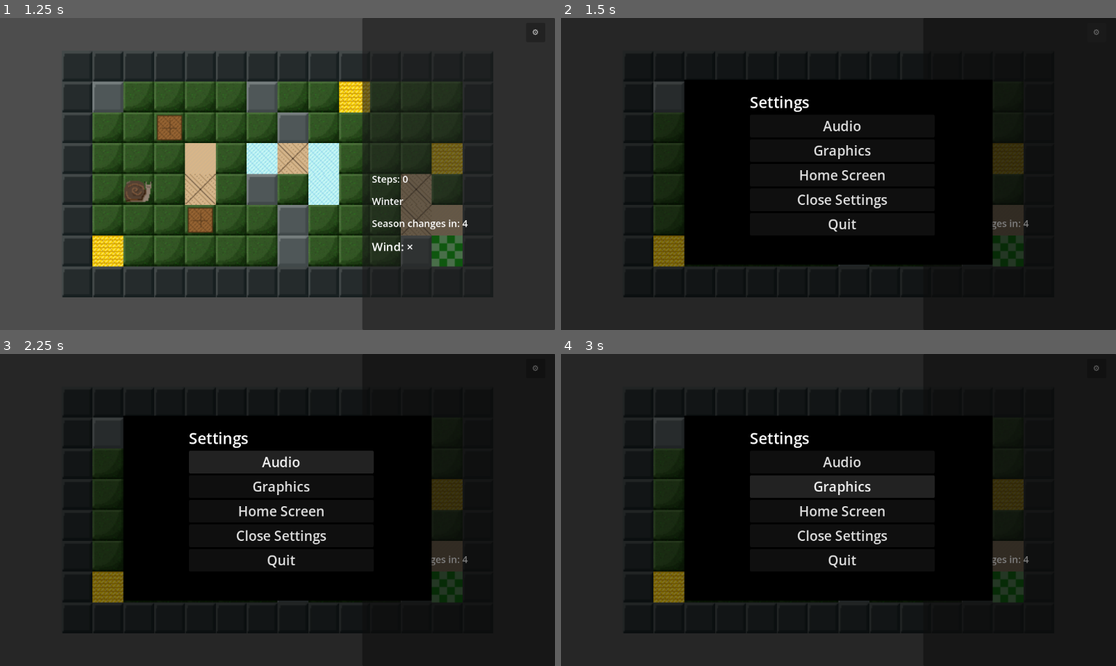
Above: before the commit, frames 1-4 (two rows, left to right).
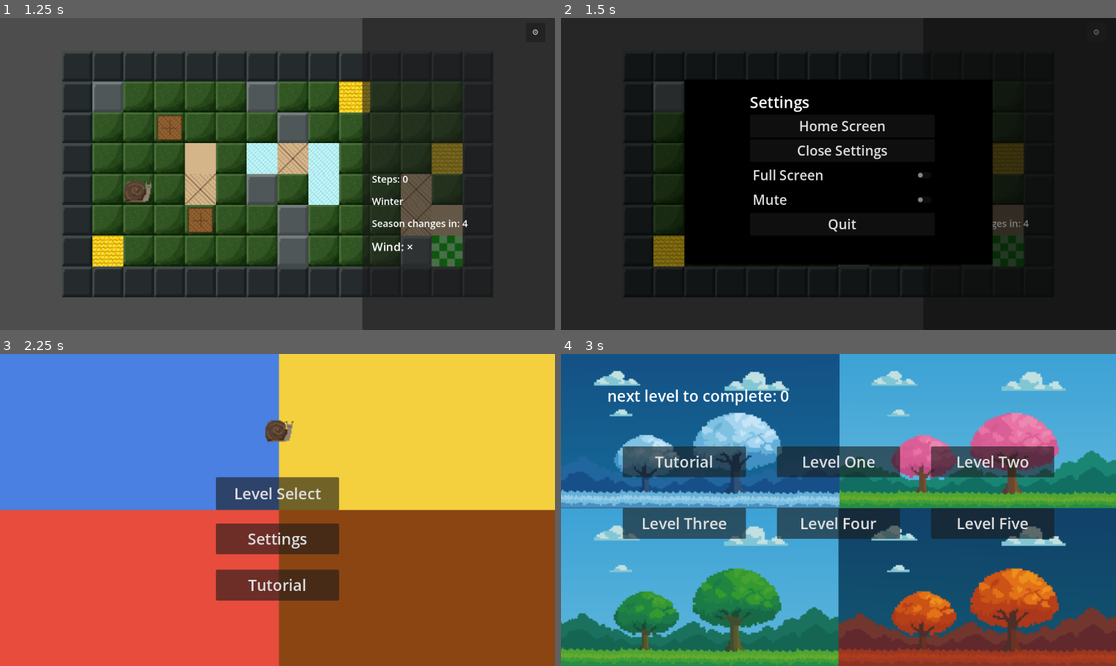
Above: after the commit, the same moments.

Repository: Caleb-sbani/project-seasons
Game: Godot game, scene res://scenes/LevelSelect.tscn
Same seed, same stepped clock (60 frames per second), same inputs: the game is played once before the commit and once after it.
Inputs (mouse positions are in pixels of both pictures, inside the frame that each line leads up to):
- Up to frame 1 (1.25 s): click "Level One" at 0.5 s
- Up to frame 2 (1.5 s): click "⚙" at 1.25 s
- Up to frame 3 (2.25 s): click (283, 463) at 2 s, where only the run before the commit has a clickable "Audio"
- Up to frame 4 (3 s): click (844, 488) at 2.75 s, where only the run before the commit has a clickable "Graphics"

Frame 1 is identical in both runs. In frame 2, 1.4% of the frame differs, in the area x 34-66%, y 32-62%; in frame 3, 100%, in the area x 0-100%, y 0-100%; in frame 4, 100%.
Error in both runs: Invalid access to property or key 'pressed' on a base object of type 'null instance'. (res://scripts/level_select.gd:10)

Commit message:
Update SettingsMenu.tscn

Diff:
--- a/GameFiles/project-seasons/scenes/SettingsMenu.tscn
+++ b/GameFiles/project-seasons/scenes/SettingsMenu.tscn
@@ -52,16 +52,6 @@
 theme_override_font_sizes/font_size = 32
 text = "Settings"
 
-[node name="Audio" type="Button" parent="Panel/VBoxContainer" unique_id=1973590251]
-layout_mode = 2
-theme_override_font_sizes/font_size = 28
-text = "Audio"
-
-[node name="Graphics" type="Button" parent="Panel/VBoxContainer" unique_id=380994563]
-layout_mode = 2
-theme_override_font_sizes/font_size = 28
-text = "Graphics"
-
 [node name="HomeScreen" type="Button" parent="Panel/VBoxContainer" unique_id=1217837050]
 layout_mode = 2
 theme_override_font_sizes/font_size = 28
@@ -72,6 +62,16 @@
 theme_override_font_sizes/font_size = 28
 text = "Close Settings"
 
+[node name="FullScreen" type="CheckButton" parent="Panel/VBoxContainer" unique_id=1718746090]
+layout_mode = 2
+theme_override_font_sizes/font_size = 28
+text = "Full Screen"
+
+[node name="CheckButton" type="CheckButton" parent="Panel/VBoxContainer" unique_id=335117874]
+layout_mode = 2
+theme_override_font_sizes/font_size = 28
+text = "Mute"
+
 [node name="Quit" type="Button" parent="Panel/VBoxContainer" unique_id=466676717]
 layout_mode = 2
 theme_override_font_sizes/font_size = 28
Not shown: 1 places in GameFiles/project-seasons/scenes/SettingsMenu.tscn that only renumber resources
